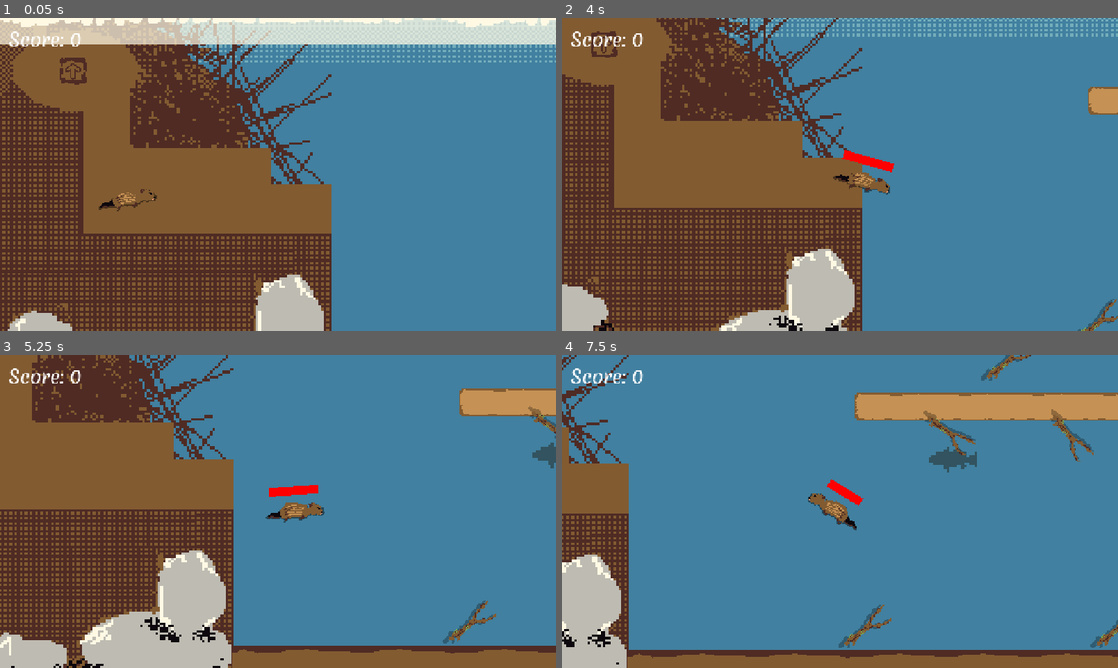
Above: before the commit, frames 1-4 (two rows, left to right).
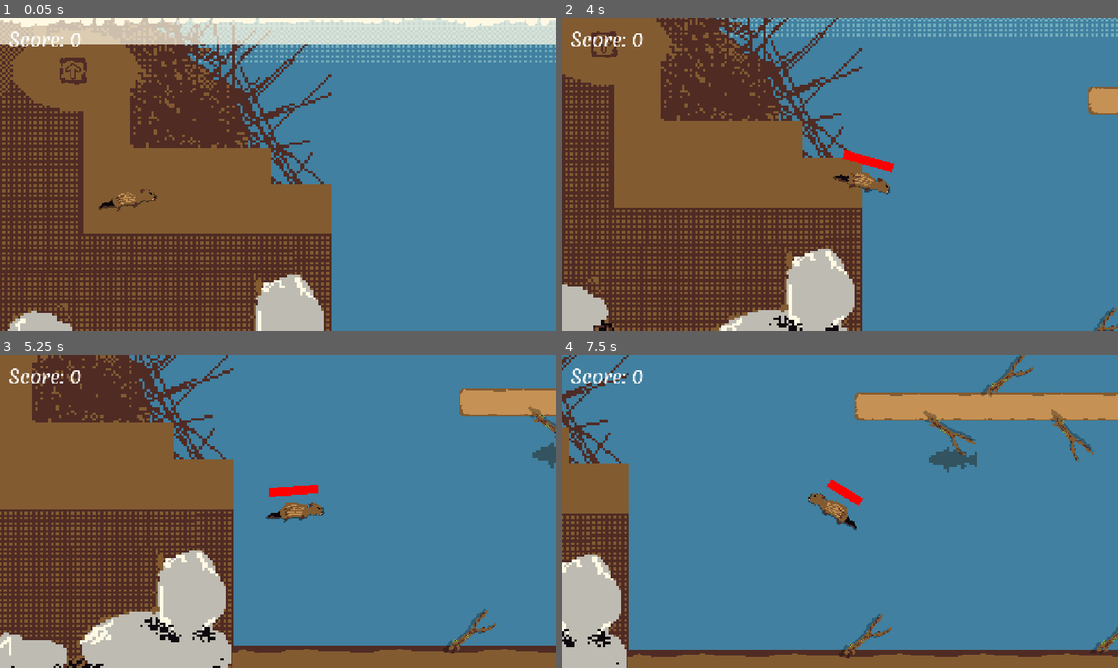
Above: after the commit, the same moments.

Repository: Joey451-OG/5499-Project-1
Game: Godot game, scene res://Scenes/main.tscn
Same seed, same stepped clock (60 frames per second), same inputs: the game is played once before the commit and once after it.
Inputs (mouse positions are in pixels of both pictures, inside the frame that each line leads up to):
- Up to frame 1 (0.05 s): no input
- Up to frame 2 (4 s): drag from (678, 49) to (739, 177) at 0.52 s; drag from (728, 190) to (1051, 202) at 1.27 s; move the mouse to (895, 105) at 2.02 s; hold Space (swim) 2.03-2.75 s; click (895, 105) at 2.17 s; drag from (812, 237) to (1051, 205) at 2.77 s; move the mouse to (1006, 221) at 3.52 s; hold Space (swim) from 3.53 s (still down); click (1006, 221) at 3.67 s
- Up to frame 3 (5.25 s): release Space (swim) at 4.25 s; drag from (111, 464) to (489, 664) at 4.27 s; move the mouse to (305, 511) at 5.02 s; hold Space (swim) from 5.03 s (still down); click (305, 511) at 5.17 s
- Up to frame 4 (7.5 s): release Space (swim) at 5.75 s; drag from (756, 433) to (956, 642) at 5.77 s; move the mouse to (962, 495) at 6.52 s; hold Space (swim) 6.53-7.25 s; click (962, 495) at 6.67 s; drag from (728, 527) to (945, 414) at 7.27 s

The runs differ from the first frame. In frame 2, 0.3% of the frame differs, in the area x 92-100%, y 89-100%; in frame 3, 0.5%; in frame 4, 1.2%, in the area x 49-100%, y 0-97%.

Commit message:
Playtest | Added screen 1. Increased HLC
Increased HLC from 2 -> 2.5 to decrease difficulty

Diff:
--- a/Scenes/main.tscn
+++ b/Scenes/main.tscn
@@ -21,14 +21,31 @@
 size = Vector2(2045, 866)
 
 [sub_resource type="RectangleShape2D" id="RectangleShape2D_ynf5e"]
-size = Vector2(1812, 857)
+size = Vector2(1343, 857)
 
 [sub_resource type="RectangleShape2D" id="RectangleShape2D_i58cg"]
 size = Vector2(1835, 789)
 
 [node name="Node2D" type="Node2D" unique_id=1050794869]
 
-[node name="Line2D" type="Line2D" parent="." unique_id=1295081621]
+[node name="Collisions and Walls" type="Node" parent="." unique_id=1320735938]
+
+[node name="World Border" type="StaticBody2D" parent="Collisions and Walls" unique_id=1980212857]
+rotation = -3.1415927
+
+[node name="CollisionShape2D" type="CollisionShape2D" parent="Collisions and Walls/World Border" unique_id=72585754]
+shape = SubResource("WorldBoundaryShape2D_kyqiw")
+debug_color = Color(0.9999998, 0.0024176077, 0.09460204, 0.41960785)
+
+[node name="DamBoundingBox" type="StaticBody2D" parent="Collisions and Walls" unique_id=200514433]
+
+[node name="CollisionPolygon2D" type="CollisionPolygon2D" parent="Collisions and Walls/DamBoundingBox" unique_id=1107835129]
+position = Vector2(173, 285)
+polygon = PackedVector2Array(-14, -56, -148, -128, -146, -227, 34, -263, 131, -205, 138, -107, 138, 4, 454, -1, 466, 91, 587, 89, 243, -274, -166, -276, -180, 594, 592, 593, 587, 224, 2, 226)
+
+[node name="Textures" type="Node" parent="." unique_id=392412433]
+
+[node name="Ice Sheet" type="Line2D" parent="Textures" unique_id=1295081621]
 z_index = 1
 texture_repeat = 2
 scale = Vector2(4, 4)
@@ -37,22 +54,11 @@
 texture = ExtResource("1_344ge")
 texture_mode = 1
 
-[node name="Collisions and Walls" type="Node" parent="." unique_id=1320735938]
-
-[node name="World Border" type="StaticBody2D" parent="Collisions and Walls" unique_id=1980212857]
-rotation = -3.1415927
-
-[node name="CollisionShape2D" type="CollisionShape2D" parent="Collisions and Walls/World Border" unique_id=72585754]
-shape = SubResource("WorldBoundaryShape2D_kyqiw")
-debug_color = Color(0.9999998, 0.0024176077, 0.09460204, 0.41960785)
-
-[node name="DamBoundingBox" type="StaticBody2D" parent="Collisions and Walls" unique_id=200514433]
-
-[node name="CollisionPolygon2D" type="CollisionPolygon2D" parent="Collisions and Walls/DamBoundingBox" unique_id=1107835129]
-position = Vector2(173, 285)
-polygon = PackedVector2Array(-14, -56, -148, -128, -146, -227, 34, -263, 131, -205, 138, -107, 138, 4, 454, -1, 466, 91, 587, 89, 243, -274, -166, -276, -180, 594, 592, 593, 587, 224, 2, 226)
-
-[node name="Textures" type="Node" parent="." unique_id=392412433]
+[node name="DevSkyBlue" type="Sprite2D" parent="Textures" unique_id=1041646331]
+z_index = -100
+position = Vector2(2943.4998, -156.00003)
+scale = Vector2(138.57813, 5.156249)
+texture = ExtResource("5_ynf5e")
 
 [node name="DamBase" type="Sprite2D" parent="Textures" unique_id=1632950278]
 z_index = -90
@@ -66,82 +72,84 @@
 scale = Vector2(6, 6)
 texture = ExtResource("2_8gbba")
 
-[node name="Background" type="Sprite2D" parent="Textures" unique_id=377660274]
+[node name="Backgrounds" type="Node" parent="Textures" unique_id=1974255205]
+
+[node name="Background" type="Sprite2D" parent="Textures/Backgrounds" unique_id=377660274]
 z_index = -100
 position = Vector2(1125, 527)
 scale = Vector2(5.845, 5.845)
 texture = ExtResource("2_344ge")
 
-[node name="Background2" type="Sprite2D" parent="Textures" unique_id=2124972268]
+[node name="Background2" type="Sprite2D" parent="Textures/Backgrounds" unique_id=2124972268]
 z_index = -100
 position = Vector2(-1205, 527)
 scale = Vector2(5.845, 5.845)
 texture = ExtResource("2_344ge")
 
-[node name="DevSkyBlue" type="Sprite2D" parent="Textures" unique_id=1041646331]
+[node name="Background3" type="Sprite2D" parent="Textures/Backgrounds" unique_id=70605107]
 z_index = -100
-position = Vector2(570.5, -712.3366)
-scale = Vector2(64.42188, 22.541767)
-texture = ExtResource("5_ynf5e")
+position = Vector2(3357.9995, 527)
+scale = Vector2(5.845, 5.845)
+texture = ExtResource("2_344ge")
 
 [node name="Enviroment" type="Node" parent="Textures" unique_id=322227639]
 
-[node name="L" type="Node" parent="Textures/Enviroment" unique_id=503111215]
-
-[node name="Env" parent="Textures/Enviroment/L" unique_id=1860050707 instance=ExtResource("6_d1ilt")]
+[node name="scr0_L" type="Node" parent="Textures/Enviroment" unique_id=503111215]
+
+[node name="Env" parent="Textures/Enviroment/scr0_L" unique_id=1860050707 instance=ExtResource("6_d1ilt")]
 position = Vector2(1315, 253)
 texture = ExtResource("7_6iyac")
 state = 1
 
-[node name="Env2" parent="Textures/Enviroment/L" unique_id=1118356646 instance=ExtResource("6_d1ilt")]
+[node name="Env2" parent="Textures/Enviroment/scr0_L" unique_id=1118356646 instance=ExtResource("6_d1ilt")]
 position = Vector2(1428, 253)
 scale = Vector2(3.12, 1)
 texture = ExtResource("7_d1ilt")
 state = 2
 
-[node name="Env3" parent="Textures/Enviroment/L" unique_id=2007595054 instance=ExtResource("6_d1ilt")]
+[node name="Env3" parent="Textures/Enviroment/scr0_L" unique_id=2007595054 instance=ExtResource("6_d1ilt")]
 position = Vector2(1587, 253)
 scale = Vector2(3.12, 1)
 texture = ExtResource("7_d1ilt")
 state = 2
 
-[node name="Env4" parent="Textures/Enviroment/L" unique_id=254697600 instance=ExtResource("6_d1ilt")]
+[node name="Env4" parent="Textures/Enviroment/scr0_L" unique_id=254697600 instance=ExtResource("6_d1ilt")]
 position = Vector2(1757, 253)
 scale = Vector2(3.12, 1)
 texture = ExtResource("7_d1ilt")
 state = 2
 
-[node name="Env5" parent="Textures/Enviroment/L" unique_id=1816440266 instance=ExtResource("6_d1ilt")]
+[node name="Env5" parent="Textures/Enviroment/scr0_L" unique_id=1816440266 instance=ExtResource("6_d1ilt")]
 position = Vector2(1920, 253)
 scale = Vector2(3.12, 1)
 texture = ExtResource("7_d1ilt")
 state = 2
 
-[node name="Env7" parent="Textures/Enviroment/L" unique_id=1755617642 instance=ExtResource("6_d1ilt")]
+[node name="Env7" parent="Textures/Enviroment/scr0_L" unique_id=1755617642 instance=ExtResource("6_d1ilt")]
 position = Vector2(2306, 253)
 texture = ExtResource("7_6iyac")
 state = 1
 
-[node name="Env6" parent="Textures/Enviroment/L" unique_id=1744379965 instance=ExtResource("6_d1ilt")]
+[node name="Env6" parent="Textures/Enviroment/scr0_L" unique_id=1744379965 instance=ExtResource("6_d1ilt")]
 position = Vector2(2086, 254)
 scale = Vector2(3.12, 1)
 texture = ExtResource("7_d1ilt")
 state = 2
 
-[node name="Env10" parent="Textures/Enviroment/L" unique_id=1503461239 instance=ExtResource("6_d1ilt")]
+[node name="Env10" parent="Textures/Enviroment/scr0_L" unique_id=1503461239 instance=ExtResource("6_d1ilt")]
 position = Vector2(2195, 253)
 scale = Vector2(3.12, 1)
 texture = ExtResource("7_d1ilt")
 state = 2
 
-[node name="Env8" parent="Textures/Enviroment/L" unique_id=163535425 instance=ExtResource("6_d1ilt")]
+[node name="Env8" parent="Textures/Enviroment/scr0_L" unique_id=163535425 instance=ExtResource("6_d1ilt")]
 position = Vector2(2306, 129)
 rotation = 1.5707964
 scale = Vector2(3.12, 1)
 texture = ExtResource("7_d1ilt")
 state = 2
 
-[node name="Env9" parent="Textures/Enviroment/L" unique_id=1727280914 instance=ExtResource("6_d1ilt")]
+[node name="Env9" parent="Textures/Enviroment/scr0_L" unique_id=1727280914 instance=ExtResource("6_d1ilt")]
 position = Vector2(2306, 63)
 rotation = 1.5707964
 scale = Vector2(3.12, 1)
@@ -190,6 +198,135 @@
 scale = Vector2(4.12, 1)
 texture = ExtResource("9_fdnlq")
 state = 3
+
+[node name="Env8" parent="Textures/Enviroment/Ground" unique_id=441301511 instance=ExtResource("6_d1ilt")]
+position = Vector2(2271, 845)
+scale = Vector2(4.12, 1)
+texture = ExtResource("9_fdnlq")
+state = 3
+
+[node name="Env9" parent="Textures/Enviroment/Ground" unique_id=690139488 instance=ExtResource("6_d1ilt")]
+position = Vector2(2485, 845)
+scale = Vector2(4.12, 1)
+texture = ExtResource("9_fdnlq")
+state = 3
+
+[node name="Env10" parent="Textures/Enviroment/Ground" unique_id=636381646 instance=ExtResource("6_d1ilt")]
+position = Vector2(2740, 845)
+scale = Vector2(4.12, 1)
+texture = ExtResource("9_fdnlq")
+state = 3
+
+[node name="Env11" parent="Textures/Enviroment/Ground" unique_id=1017554355 instance=ExtResource("6_d1ilt")]
+position = Vector2(2994.0002, 845)
+scale = Vector2(4.12, 1)
+texture = ExtResource("9_fdnlq")
+state = 3
+
+[node name="Env12" parent="Textures/Enviroment/Ground" unique_id=1168320204 instance=ExtResource("6_d1ilt")]
+position = Vector2(3244, 845)
+scale = Vector2(4.12, 1)
+texture = ExtResource("9_fdnlq")
+state = 3
+
+[node name="Env13" parent="Textures/Enviroment/Ground" unique_id=1879158484 instance=ExtResource("6_d1ilt")]
+position = Vector2(3466, 845)
+scale = Vector2(4.12, 1)
+texture = ExtResource("9_fdnlq")
+state = 3
+
+[node name="Env14" parent="Textures/Enviroment/Ground" unique_id=606138659 instance=ExtResource("6_d1ilt")]
+position = Vector2(3696.0002, 845)
+scale = Vector2(4.12, 1)
+texture = ExtResource("9_fdnlq")
+state = 3
+
+[node name="Env15" parent="Textures/Enviroment/Ground" unique_id=354502817 instance=ExtResource("6_d1ilt")]
+position = Vector2(3906.0002, 845)
+scale = Vector2(4.12, 1)
+texture = ExtResource("9_fdnlq")
+state = 3
+
+[node name="Env16" parent="Textures/Enviroment/Ground" unique_id=1976972401 instance=ExtResource("6_d1ilt")]
+position = Vector2(4056, 845)
+scale = Vector2(4.12, 1)
+texture = ExtResource("9_fdnlq")
+state = 3
+
+[node name="scr1_L" type="Node" parent="Textures/Enviroment" unique_id=152915793]
+
+[node name="Env" parent="Textures/Enviroment/scr1_L" unique_id=1769452064 instance=ExtResource("6_d1ilt")]
+position = Vector2(2738, 341)
+texture = ExtResource("7_6iyac")
+state = 1
+
+[node name="Env8" parent="Textures/Enviroment/scr1_L" unique_id=1952052885 instance=ExtResource("6_d1ilt")]
+position = Vector2(3120, 341)
+texture = ExtResource("7_6iyac")
+state = 1
+
+[node name="Env6" parent="Textures/Enviroment/scr1_L" unique_id=102225251 instance=ExtResource("6_d1ilt")]
+position = Vector2(3090, 196)
+texture = ExtResource("7_6iyac")
+state = 1
+
+[node name="Env4" parent="Textures/Enviroment/scr1_L" unique_id=1360979749 instance=ExtResource("6_d1ilt")]
+position = Vector2(2846, 341)
+scale = Vector2(3, 1)
+texture = ExtResource("7_d1ilt")
+state = 2
+
+[node name="Env7" parent="Textures/Enviroment/scr1_L" unique_id=1482392485 instance=ExtResource("6_d1ilt")]
+position = Vector2(3001, 341)
+scale = Vector2(3, 1)
+texture = ExtResource("7_d1ilt")
+state = 2
+
+[node name="Env2" parent="Textures/Enviroment/scr1_L" unique_id=555790608 instance=ExtResource("6_d1ilt")]
+position = Vector2(2738, 194)
+rotation = 1.5707964
+scale = Vector2(2.390625, 1)
+texture = ExtResource("7_d1ilt")
+state = 2
+
+[node name="Env5" parent="Textures/Enviroment/scr1_L" unique_id=1188452138 instance=ExtResource("6_d1ilt")]
+position = Vector2(2738, 246)
+rotation = 1.5707964
+scale = Vector2(2.390625, 1)
+texture = ExtResource("7_d1ilt")
+state = 2
+
+[node name="Env3" parent="Textures/Enviroment/scr1_L" unique_id=1770743636 instance=ExtResource("6_d1ilt")]
+position = Vector2(2738, 53)
+rotation = 1.5707964
+scale = Vector2(2.390625, 1)
+texture = ExtResource("7_d1ilt")
+state = 2
+
+[node name="scr1_nook" type="Node" parent="Textures/Enviroment" unique_id=819168468]
+
+[node name="Env7" parent="Textures/Enviroment/scr1_nook" unique_id=699722816 instance=ExtResource("6_d1ilt")]
+position = Vector2(3090, 196)
+texture = ExtResource("7_6iyac")
+state = 1
+
+[node name="Env10" parent="Textures/Enviroment/scr1_nook" unique_id=768199997 instance=ExtResource("6_d1ilt")]
+position = Vector2(3369.5, 139.5)
+scale = Vector2(2.765625, 2.765625)
+texture = ExtResource("7_6iyac")
+state = 1
+
+[node name="Env8" parent="Textures/Enviroment/scr1_nook" unique_id=483683051 instance=ExtResource("6_d1ilt")]
+position = Vector2(3195, 196)
+scale = Vector2(2.84375, 1)
+texture = ExtResource("7_d1ilt")
+state = 2
+
+[node name="Env9" parent="Textures/Enviroment/scr1_nook" unique_id=942293622 instance=ExtResource("6_d1ilt")]
+position = Vector2(3272.5, 196)
+scale = Vector2(1.5468765, 1)
+texture = ExtResource("7_d1ilt")
+state = 2
 
 [node name="Player" parent="." unique_id=934692645 instance=ExtResource("1_jjgbg")]
 position = Vector2(293, 419)
@@ -209,22 +346,16 @@
 position = Vector2(2722, 360)
 
 [node name="CollisionShape2D" parent="Cameras/Camera2/cameraZone" parent_id_path=PackedInt32Array(2080477732, 384282297) index="0" unique_id=1106377674]
-position = Vector2(259, 59.5)
+position = Vector2(24.5, 59.5)
 shape = SubResource("RectangleShape2D_ynf5e")
 
 [node name="Pickups" type="Node" parent="." unique_id=1078304600]
 
 [node name="Pickup" parent="Pickups" unique_id=529543630 instance=ExtResource("4_jjvhh")]
-position = Vector2(1591, 182)
-
-[node name="Pickup5" parent="Pickups" unique_id=428159123 instance=ExtResource("4_jjvhh")]
-position = Vector2(1844, 797)
-
-[node name="Pickup6" parent="Pickups" unique_id=1837113721 instance=ExtResource("4_jjvhh")]
-position = Vector2(1263, 797)
+position = Vector2(1591, 218)
 
 [node name="Pickup2" parent="Pickups" unique_id=1646626332 instance=ExtResource("4_jjvhh")]
-position = Vector2(2137, 193)
+position = Vector2(2137, 217)
 
 [node name="Pickup3" parent="Pickups" unique_id=811996773 instance=ExtResource("4_jjvhh")]
 position = Vector2(1455, 278.99997)
@@ -233,6 +364,24 @@
 [node name="Pickup4" parent="Pickups" unique_id=217502140 instance=ExtResource("4_jjvhh")]
 position = Vector2(1744, 277)
 rotation = 1.5707964
+
+[node name="Pickup5" parent="Pickups" unique_id=428159123 instance=ExtResource("4_jjvhh")]
+position = Vector2(1844, 812)
+
+[node name="Pickup6" parent="Pickups" unique_id=1837113721 instance=ExtResource("4_jjvhh")]
+position = Vector2(1263, 818)
+
+[node name="Pickup7" parent="Pickups" unique_id=126465372 instance=ExtResource("4_jjvhh")]
+position = Vector2(3102, 812)
+
+[node name="Pickup8" parent="Pickups" unique_id=1466912894 instance=ExtResource("4_jjvhh")]
+position = Vector2(2834, 302)
+
+[node name="Pickup9" parent="Pickups" unique_id=460305665 instance=ExtResource("4_jjvhh")]
+position = Vector2(3181, 161)
+
+[node name="Pickup10" parent="Pickups" unique_id=2136754082 instance=ExtResource("4_jjvhh")]
+position = Vector2(2546, 161)
 
 [node name="Areas" type="Node" parent="." unique_id=1348208264]
 
--- a/Scripts/gdscript/Globals.gd
+++ b/Scripts/gdscript/Globals.gd
@@ -17,5 +17,5 @@
 
 var ability_modifiers := {
 	"speed" : 1.5,
-	"higher_lc" : 2,
+	"higher_lc" : 2.5,
 }
